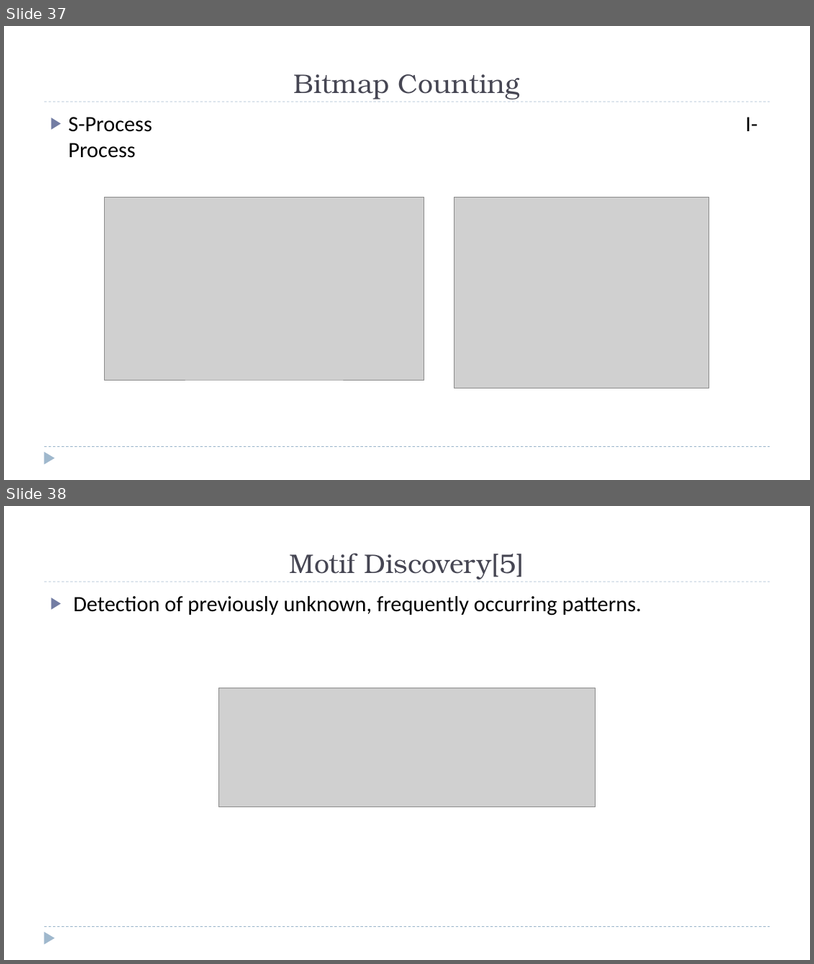
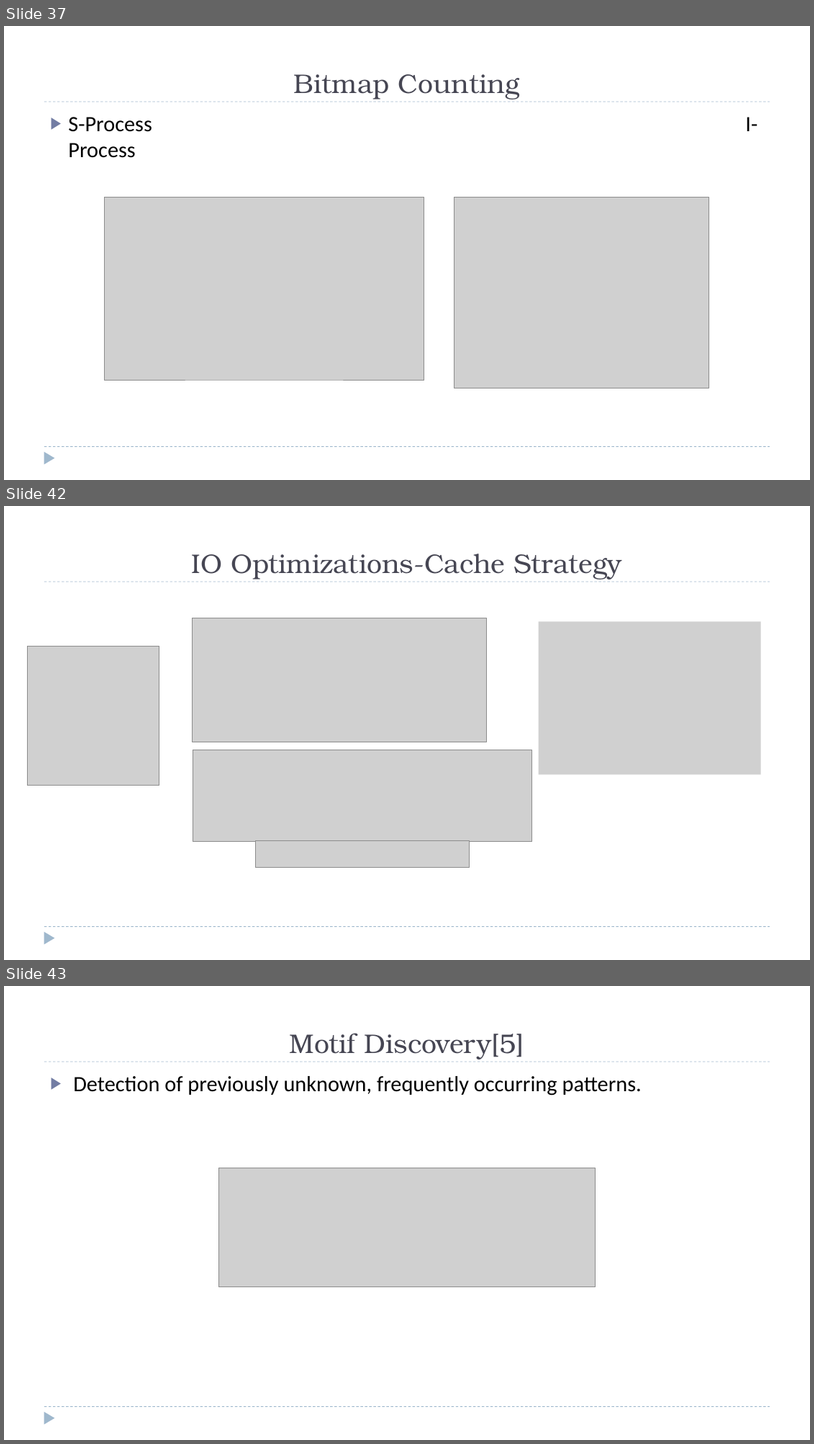
Before and after one commit to zixiaojindao/time-series-survey, a slide deck: slide/tsdm.pptx. Shown one above the other, each under a label of ours: slides 37 and 38 before the commit, slides 37, 42 and 43 after it; the slides between them are not shown. The pictures are 814x964 and 814x1444 pixels, drawn with LibreOffice and Linux fonts; fonts in the diff are those of the drawing; grey boxes stand for pictures. Boxes give left, top, right and bottom in pixels: in the first picture for what was removed or moved away, otherwise in the second. Text is boxed around its words. In the diff, an @@ line names an element or a change of style, - is before the commit and + after.

```diff
--- a/slide/tsdm.pptx
+++ b/slide/tsdm.pptx
@@ slide 42 added at <box>4,506,810,960</box>, background #FFFFFF; not listed: 3 template elements that a slide beside it also shows @@
@@ title added at <box>192,554,622,579</box>, 32 pt, text #464653 @@
+IO Optimizations-Cache Strategy
@@ picture added at <box>193,618,486,742</box> @@
@@ picture added at <box>539,621,761,775</box> @@
@@ picture added at <box>27,646,160,785</box> @@
@@ picture added at <box>193,750,532,841</box> @@
@@ picture added at <box>256,841,469,867</box> @@
@@ what was slide 38 is now slide 43 @@
```
Also in this commit, not shown: 2 slides changed, 4 other slides added, 2 other files.
